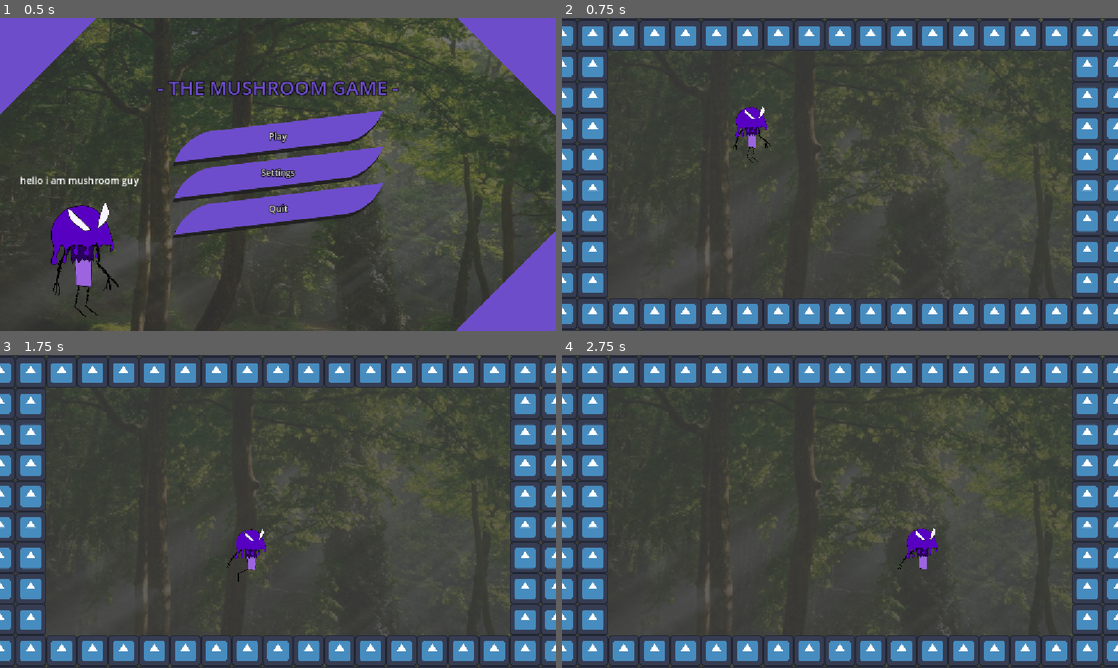
Above: before the commit, frames 1-4 (two rows, left to right).
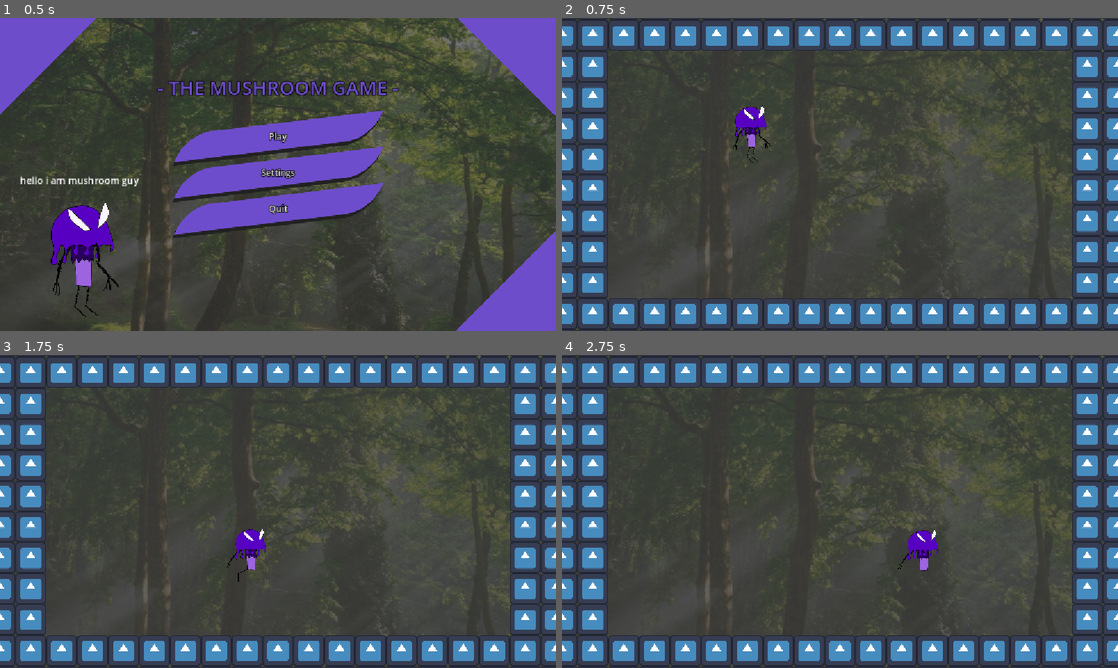
Above: after the commit, the same moments.

Repository: JRodLugo/KnightHacks2026
Game: Godot game, scene res://Scenes/MainMenu/main_menu.tscn
The game is run twice, just before and just after one commit, with the same random seed, the same clock (stepped at 60 frames per second) and the same inputs. Before the commit the project has no main scene; this scene is started directly in both runs. The engine's default icon, where the game draws it, is replaced by a stand-in: a white triangle on a blue panel in a dark square.
Inputs:
- Up to frame 1 (0.5 s): no input
- Up to frame 2 (0.75 s): click "Play" at 0.5 s
- Up to frame 3 (1.75 s): hold D (right) from 1.28 s (still down); tap Space (jump) at 1.35, 1.52 s
- Up to frame 4 (2.75 s): keep holding D (right); tap Space (jump) at 1.82, 2.1, 2.27, 2.57 s

Frame 1 is identical in both runs. In frame 2, 0.1% of the frame differs, in the area x 31-37%, y 27-42%; in frame 3, less than 0.1%; in frame 4, 0.2%, in the area x 61-68%, y 55-70%.

Commit message:
Level transition finished + start work on new player anim
New main level transition scene, big takeaway is use levelmaster for your scenes. Also started work on the player animations that I will work on in another branch

Diff:
--- a/knight-hacks-2026-project/Player/player.gd
+++ b/knight-hacks-2026-project/Player/player.gd
@@ -1,10 +1,12 @@
 class_name Player extends CharacterBody2D
+
+signal restart_level
+signal finish
 
 const SPEED = 600.0
 const JUMP_VELOCITY = -1000.0
 const GRAVITY = 2500.0
 const DE_ACCELERATION = 150.0
-
 
 var limbVFX = preload("res://Player/limb_explosion.tscn")
 var canMoveLeft: bool = true
@@ -28,6 +30,8 @@
 		%AnimationPlayer.play("walk")
 
 	elif event.is_action_pressed("pause"):
+		finish.emit()
+		return
 		if get_tree().paused: return # it will try to re-pause if you use escape to resume
 		$UI/PauseMenu.visible = true
 		get_tree().paused = true
--- a/knight-hacks-2026-project/Player/player.tscn
+++ b/knight-hacks-2026-project/Player/player.tscn
@@ -255,7 +255,12 @@
 "texture": SubResource("AtlasTexture_x3vf3")
 }],
 "loop": 1,
-"name": &"default",
+"name": &"idle",
+"speed": 5.0
+}, {
+"frames": [],
+"loop": 1,
+"name": &"jump",
 "speed": 5.0
 }]
 
@@ -312,8 +317,9 @@
 position = Vector2(8, -29.500006)
 scale = Vector2(0.4873417, 0.6217765)
 sprite_frames = SubResource("SpriteFrames_lqcak")
-autoplay = "default"
-frame_progress = 0.0918438
+animation = &"jump"
+autoplay = "idle"
+frame_progress = 0.49557498
 
 [node name="RightArmPivot" type="Node2D" parent="." unique_id=574629979]
 position = Vector2(30.000004, -30.000002)
--- /dev/null
+++ b/knight-hacks-2026-project/Scenes/LevelMaster/level_master.gd
@@ -0,0 +1,48 @@
+class_name LevelMaster extends Node2D
+
+var currentScene: Node2D
+var currentSceneFile: PackedScene
+var player: Player
+
+func _ready():
+	currentSceneFile = load("res://Scenes/TestScene/test_scene.tscn")
+	restart()
+
+func restart():
+	%SwipeAnim.play("swipe_in")
+	await %SwipeAnim.animation_finished
+	if currentScene: currentScene.queue_free()
+	currentScene = currentSceneFile.instantiate()
+	add_child(currentScene)
+	%SwipeAnim.play("swipe_out")
+
+	player = currentScene.get_node("Player")
+	player.restart_level.connect(restart)
+	player.finish.connect(level_finish)
+
+func switch(target: PackedScene):
+	currentSceneFile = target
+	restart()
+
+func level_finish():
+	get_tree().paused = true
+	%LevelFinish.visible = true
+	%LevelFinish.get_node("LimbsKept").set_text("Limbs kept:   " + str(get_player_limb_count()))
+	%LFAnim.play("slide_in")
+
+func _on_next_level_button_down() -> void:
+	%LFAnim.play("RESET")
+	%LFAnim.get_parent().visible = false
+	get_tree().paused = false
+	restart() # either I'm gonna set next level somewhere else or here but its this while we wait for levels
+
+func get_player_limb_count():
+	if not player: return # if no player is found, why are you here
+	var limbCount: int = 0
+
+	if player.get_node("LeftArmPivot").visible: limbCount += 1
+	if player.get_node("RightArmPivot").visible: limbCount += 1
+	if player.get_node("LeftLegPivot").visible: limbCount += 1
+	if player.get_node("RightLegPivot").visible: limbCount += 1
+
+	return limbCount
--- /dev/null
+++ b/knight-hacks-2026-project/Scenes/LevelMaster/level_master.tscn
@@ -0,0 +1,211 @@
+[gd_scene format=3 uid="uid://ciyovrn17635u"]
+
+[ext_resource type="Script" uid="uid://bxft6xehcac1t" path="res://Scenes/LevelMaster/level_master.gd" id="1_twtm3"]
+[ext_resource type="Theme" uid="uid://dctcahscxrwhr" path="res://Scenes/SettingsMenu/settings.tres" id="2_mbwfx"]
+[ext_resource type="Theme" uid="uid://dv65ia60vg3jj" path="res://Scenes/MainMenu/buttons.tres" id="3_op2tr"]
+
+[sub_resource type="Animation" id="Animation_twtm3"]
+length = 0.001
+tracks/0/type = "value"
+tracks/0/imported = false
+tracks/0/enabled = true
+tracks/0/path = NodePath(".:offset_transform_position")
+tracks/0/interp = 1
+tracks/0/loop_wrap = true
+tracks/0/keys = {
+"times": PackedFloat32Array(0.033333335),
+"transitions": PackedFloat32Array(1),
+"update": 0,
+"values": [Vector2(0, 694.61)]
+}
+
+[sub_resource type="Animation" id="Animation_mbwfx"]
+resource_name = "Swipe"
+length = 0.1
+tracks/0/type = "value"
+tracks/0/imported = false
+tracks/0/enabled = true
+tracks/0/path = NodePath(".:offset_transform_position")
+tracks/0/interp = 2
+tracks/0/loop_wrap = true
+tracks/0/keys = {
+"times": PackedFloat32Array(0, 0.1),
+"transitions": PackedFloat32Array(1, 1),
+"update": 0,
+"values": [Vector2(0, 692.87), Vector2(0, 0)]
+}
+
+[sub_resource type="Animation" id="Animation_op2tr"]
+length = 0.1
+tracks/0/type = "value"
+tracks/0/imported = false
+tracks/0/enabled = true
+tracks/0/path = NodePath(".:offset_transform_position")
+tracks/0/interp = 2
+tracks/0/loop_wrap = true
+tracks/0/keys = {
+"times": PackedFloat32Array(0, 0.1),
+"transitions": PackedFloat32Array(1, 1),
+"update": 0,
+"values": [Vector2(0, 0), Vector2(0, -692.135)]
+}
+
+[sub_resource type="AnimationLibrary" id="AnimationLibrary_op2tr"]
+_data = {
+&"RESET": SubResource("Animation_twtm3"),
+&"swipe_in": SubResource("Animation_mbwfx"),
+&"swipe_out": SubResource("Animation_op2tr")
+}
+
+[sub_resource type="Animation" id="Animation_3grtt"]
+length = 0.001
+tracks/0/type = "value"
+tracks/0/imported = false
+tracks/0/enabled = true
+tracks/0/path = NodePath(".:offset_transform_position")
+tracks/0/interp = 1
+tracks/0/loop_wrap = true
+tracks/0/keys = {
+"times": PackedFloat32Array(0),
+"transitions": PackedFloat32Array(1),
+"update": 0,
+"values": [Vector2(0, 600)]
+}
+
+[sub_resource type="Animation" id="Animation_op3wu"]
+resource_name = "slide_in"
+length = 0.5
+tracks/0/type = "value"
+tracks/0/imported = false
+tracks/0/enabled = true
+tracks/0/path = NodePath(".:offset_transform_position")
+tracks/0/interp = 2
+tracks/0/loop_wrap = true
+tracks/0/keys = {
+"times": PackedFloat32Array(0, 0.33333334, 0.5),
+"transitions": PackedFloat32Array(1, 1, 1),
+"update": 0,
+"values": [Vector2(0, 600), Vector2(0, 10.655), Vector2(0, 0)]
+}
+
+[sub_resource type="AnimationLibrary" id="AnimationLibrary_qe7c7"]
+_data = {
+&"RESET": SubResource("Animation_3grtt"),
+&"slide_in": SubResource("Animation_op3wu")
+}
+
+[node name="LevelMaster" type="Node2D" unique_id=1773990131]
+script = ExtResource("1_twtm3")
+
+[node name="UI" type="CanvasLayer" parent="." unique_id=1067555238]
+
+[node name="ScreenSwipe" type="ColorRect" parent="UI" unique_id=1175082671]
+anchors_preset = 15
+anchor_right = 1.0
+anchor_bottom = 1.0
+offset_left = -55.111084
+offset_top = -31.0
+offset_right = 55.111084
+offset_bottom = 31.0
+grow_horizontal = 2
+grow_vertical = 2
+offset_transform_enabled = true
+offset_transform_position = Vector2(0, 694.61)
+color = Color(0, 0, 0, 1)
+
+[node name="SwipeAnim" type="AnimationPlayer" parent="UI/ScreenSwipe" unique_id=993757954]
+unique_name_in_owner = true
+libraries/ = SubResource("AnimationLibrary_op2tr")
+
+[node name="LevelFinish" type="Panel" parent="UI" unique_id=810115538]
+unique_name_in_owner = true
+process_mode = 2
+anchors_preset = 8
+anchor_left = 0.5
+anchor_top = 0.5
+anchor_right = 0.5
+anchor_bottom = 0.5
+offset_left = -225.0
+offset_top = -162.0
+offset_right = 225.0
+offset_bottom = 162.0
+grow_horizontal = 2
+grow_vertical = 2
+offset_transform_enabled = true
+offset_transform_position = Vector2(0, 600)
+theme = ExtResource("2_mbwfx")
+
+[node name="LFAnim" type="AnimationPlayer" parent="UI/LevelFinish" unique_id=1487235571]
+unique_name_in_owner = true
+libraries/ = SubResource("AnimationLibrary_qe7c7")
+
+[node name="Title" type="Label" parent="UI/LevelFinish" unique_id=739729955]
+layout_mode = 1
+anchors_preset = 5
+anchor_left = 0.5
+anchor_right = 0.5
+offset_left = -78.0
+offset_top = 33.0
+offset_right = 79.0
+offset_bottom = 56.0
+grow_horizontal = 2
+theme_override_colors/font_color = Color(0.66417927, 0.44230947, 0.99409825, 1)
+theme_override_colors/font_outline_color = Color(0, 0, 0, 1)
+theme_override_constants/outline_size = 7
+theme_override_font_sizes/font_size = 28
+text = "FOREST CORRUPTED"
+horizontal_alignment = 1
+vertical_alignment = 1
+
+[node name="LimbsKept" type="Label" parent="UI/LevelFinish" unique_id=1007445620]
+layout_mode = 1
+anchors_preset = 8
+anchor_left = 0.5
+anchor_top = 0.5
+anchor_right = 0.5
+anchor_bottom = 0.5
+offset_left = -78.0
+offset_top = -44.0
+offset_right = 79.0
+offset_bottom = -5.0
+grow_horizontal = 2
+grow_vertical = 2
+theme_override_colors/font_color = Color(0.66417927, 0.44230947, 0.99409825, 1)
+theme_override_colors/font_outline_color = Color(0, 0, 0, 1)
+theme_override_constants/outline_size = 7
+theme_override_font_sizes/font_size = 18
+text = "Limbs kept:   0"
+horizontal_alignment = 1
+vertical_alignment = 1
+
+[node name="NextLevel" type="Button" parent="UI/LevelFinish" unique_id=2048944511]
+layout_mode = 1
+anchors_preset = 7
+anchor_left = 0.5
+anchor_top = 1.0
+anchor_right = 0.5
+anchor_bottom = 1.0
+offset_left = -131.0
+offset_top = -87.0
+offset_right = 131.0
+offset_bottom = -39.0
+grow_horizontal = 2
+grow_vertical = 0
+theme = ExtResource("3_op2tr")
+text = "NEXT"
+
+[node name="HSeparator" type="HSeparator" parent="UI/LevelFinish" unique_id=227893458]
+layout_mode = 1
+anchors_preset = 8
+anchor_left = 0.5
+anchor_top = 0.5
+anchor_right = 0.5
+anchor_bottom = 0.5
+offset_left = -189.0
+offset_top = -84.0
+offset_right = 189.0
+offset_bottom = -76.0
+grow_horizontal = 2
+grow_vertical = 2
+
+[connection signal="button_down" from="UI/LevelFinish/NextLevel" to="." method="_on_next_level_button_down"]
--- a/knight-hacks-2026-project/Scenes/SettingsMenu/settings.tres
+++ b/knight-hacks-2026-project/Scenes/SettingsMenu/settings.tres
@@ -10,11 +10,20 @@
 expand_margin_top = 3.0
 expand_margin_bottom = 3.0
 
+[sub_resource type="StyleBoxFlat" id="StyleBoxFlat_kq3t6"]
+bg_color = Color(0.0794161, 0.0055111456, 0.19089094, 1)
+border_width_left = 5
+border_width_top = 5
+border_width_right = 5
+border_width_bottom = 5
+border_color = Color(0.43137255, 0.3019608, 0.79607844, 1)
+
 [sub_resource type="StyleBoxEmpty" id="StyleBoxEmpty_lqcak"]
 
 [resource]
 HSlider/styles/grabber_area = SubResource("StyleBoxFlat_bdrbc")
 HSlider/styles/slider = SubResource("StyleBoxFlat_r3on5")
 OptionButton/colors/font_color = Color(1, 1, 1, 1)
+Panel/styles/panel = SubResource("StyleBoxFlat_kq3t6")
 VSeparator/constants/separation = 10
 VSeparator/styles/separator = SubResource("StyleBoxEmpty_lqcak")
--- a/knight-hacks-2026-project/Scenes/SettingsMenu/settings_menu.tscn
+++ b/knight-hacks-2026-project/Scenes/SettingsMenu/settings_menu.tscn
@@ -3,14 +3,6 @@
 [ext_resource type="Script" uid="uid://c5yq74itoiyak" path="res://Scenes/SettingsMenu/settings_menu.gd" id="1_1lds4"]
 [ext_resource type="Theme" uid="uid://dctcahscxrwhr" path="res://Scenes/SettingsMenu/settings.tres" id="1_r3on5"]
 [ext_resource type="Theme" uid="uid://dv65ia60vg3jj" path="res://Scenes/MainMenu/buttons.tres" id="3_7vxyt"]
-
-[sub_resource type="StyleBoxFlat" id="StyleBoxFlat_h1vkj"]
-bg_color = Color(0.0794161, 0.0055111456, 0.19089094, 1)
-border_width_left = 5
-border_width_top = 5
-border_width_right = 5
-border_width_bottom = 5
-border_color = Color(0.43137255, 0.3019608, 0.79607844, 1)
 
 [node name="SettingsMenu" type="Control" unique_id=1938883888]
 layout_mode = 3
@@ -43,7 +35,7 @@
 offset_bottom = 187.0
 grow_horizontal = 2
 grow_vertical = 2
-theme_override_styles/panel = SubResource("StyleBoxFlat_h1vkj")
+theme = ExtResource("1_r3on5")
 
 [node name="VBoxContainer" type="VBoxContainer" parent="Main" unique_id=1322843522]
 layout_mode = 1
--- a/knight-hacks-2026-project/project.godot
+++ b/knight-hacks-2026-project/project.godot
@@ -11,6 +11,7 @@
 [application]
 
 config/name="KnightHacks_2026_Project"
+run/main_scene="uid://ciyovrn17635u"
 config/features=PackedStringArray("4.7", "Forward Plus")
 config/icon="uid://77glkvansy2v"
 
Binary file added: knight-hacks-2026-project/Player/Assets/Death_Sprite_Sheet.png
Not shown, added: knight-hacks-2026-project/Player/Assets/Death_Sprite_Sheet.png.import
Binary file added: knight-hacks-2026-project/Player/Assets/Jumping_Sprite_Sheet.png
Not shown, added: knight-hacks-2026-project/Player/Assets/Jumping_Sprite_Sheet.png.import
Binary file added: knight-hacks-2026-project/Player/Assets/leftRight_Sprite_Sheet.png
Not shown, added: knight-hacks-2026-project/Player/Assets/leftRight_Sprite_Sheet.png.import
Not shown, added: knight-hacks-2026-project/Scenes/LevelMaster/level_master.gd.uid
Binary file added: knight-hacks-2026-project/assets/Spore_Boom.gif
Not shown, added: knight-hacks-2026-project/Player/Assets/Jumping_Sprite_Sheet.png~
